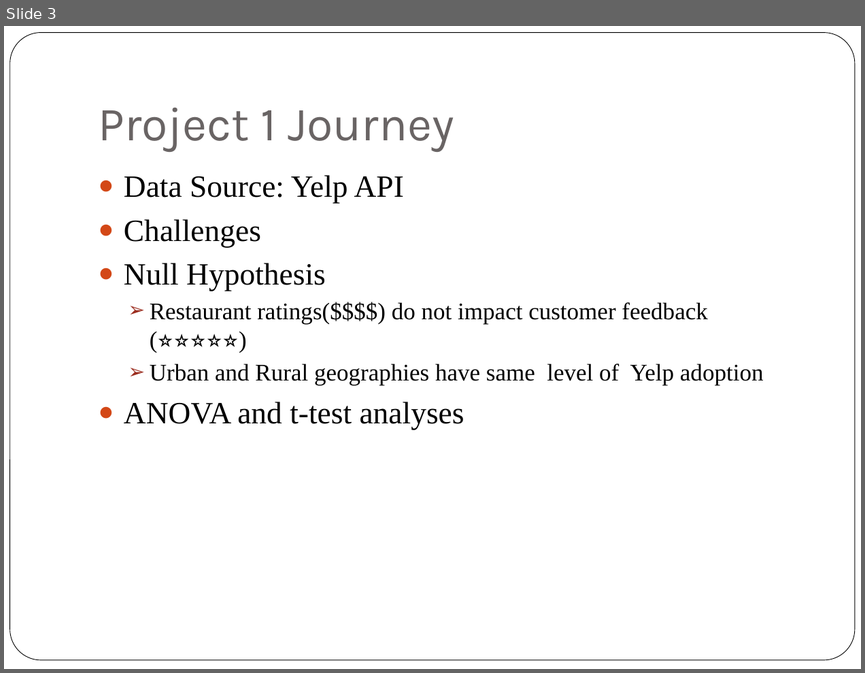
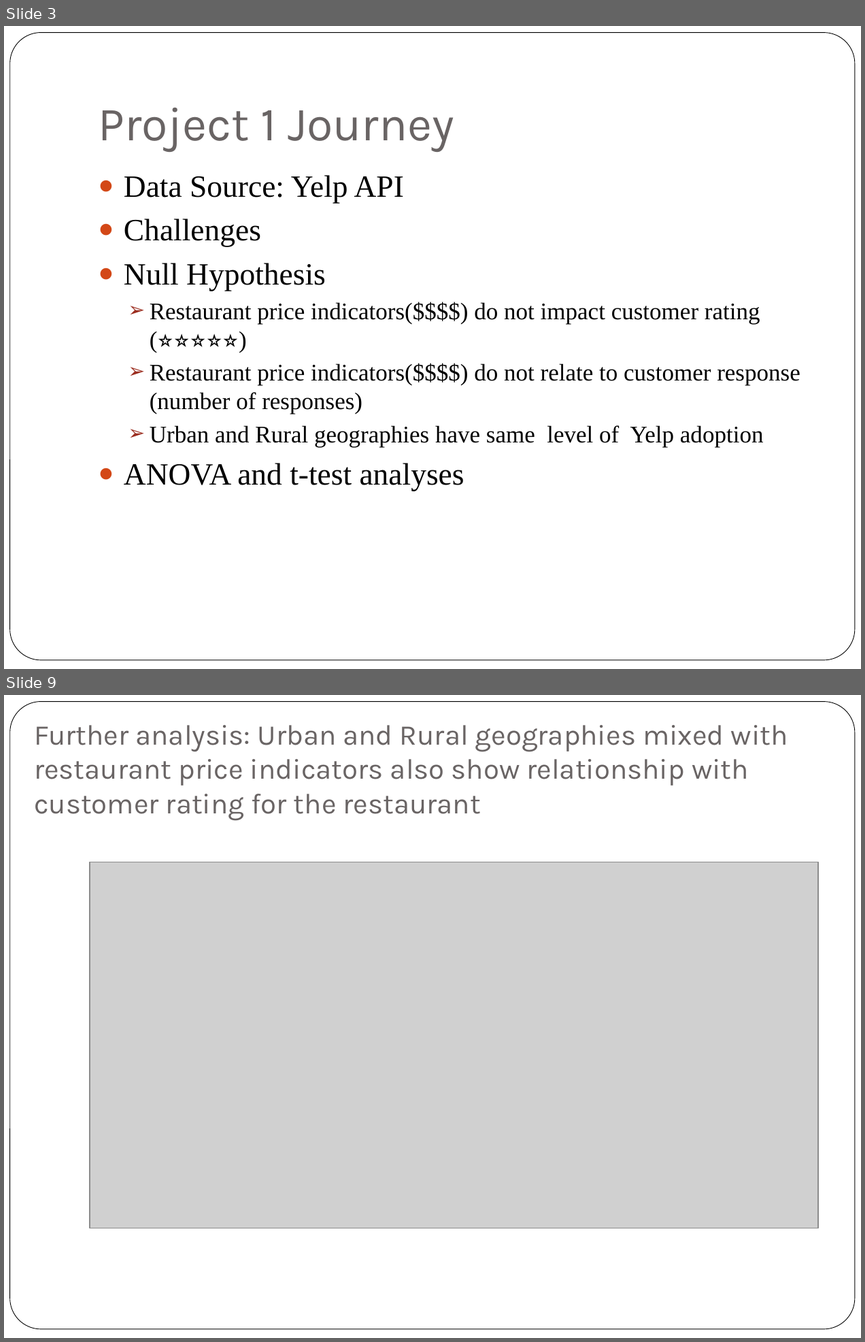
Before and after one commit to achin83/MayUulYanAnd, a slide deck: Project 1.ppt. Shown one above the other, each under a label of ours: slide 3 before the commit, slides 3 and 9 after it; the slides between them are not shown. The pictures are 865x673 and 865x1342 pixels, drawn with LibreOffice and Linux fonts; fonts in the diff are those of the drawing; grey boxes stand for pictures. Boxes give left, top, right and bottom in pixels: in the first picture for what was removed or moved away, otherwise in the second. Text is boxed around its words. In the diff, an @@ line names an element or a change of style, - is before the commit and + after.

```diff
--- a/Project 1.ppt
+++ b/Project 1.ppt
@@ slide 9 added at box(4, 695, 861, 1338), background #FFFFFF; not listed: 1 template element that a slide beside it also shows @@
@@ title added at box(34, 725, 788, 821), 24 pt, text #696464 @@
+Further analysis: Urban and Rural geographies mixed with restaurant price indicators also show relationship with customer rating for the restaurant
@@ picture added at box(90, 862, 818, 1228) @@
@@ slide 3 changed as well @@
@@ text at box(150, 301, 800, 414): text changed @@
-  ➢ Restaurant ratings($$$$) do not impact customer feedback (⭐⭐⭐⭐⭐)
+  ➢ Restaurant price indicators($$$$) do not impact customer rating (⭐⭐⭐⭐⭐)
+  ➢ Restaurant price indicators($$$$) do not relate to customer response (number of responses)
```
Also in this commit, not shown: 2 other slides changed, 6 other slides added, 1 slide removed, 2 other files.
